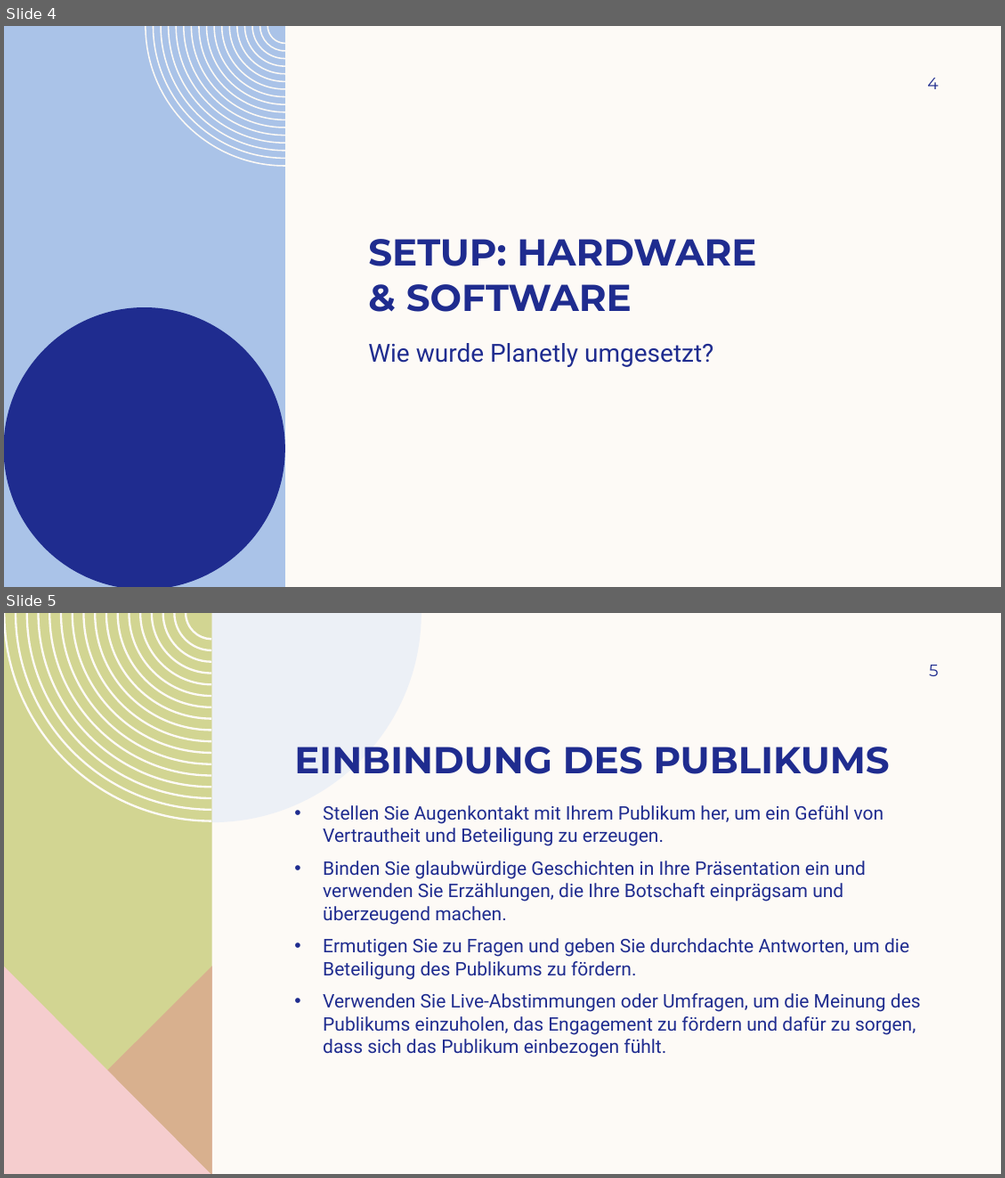
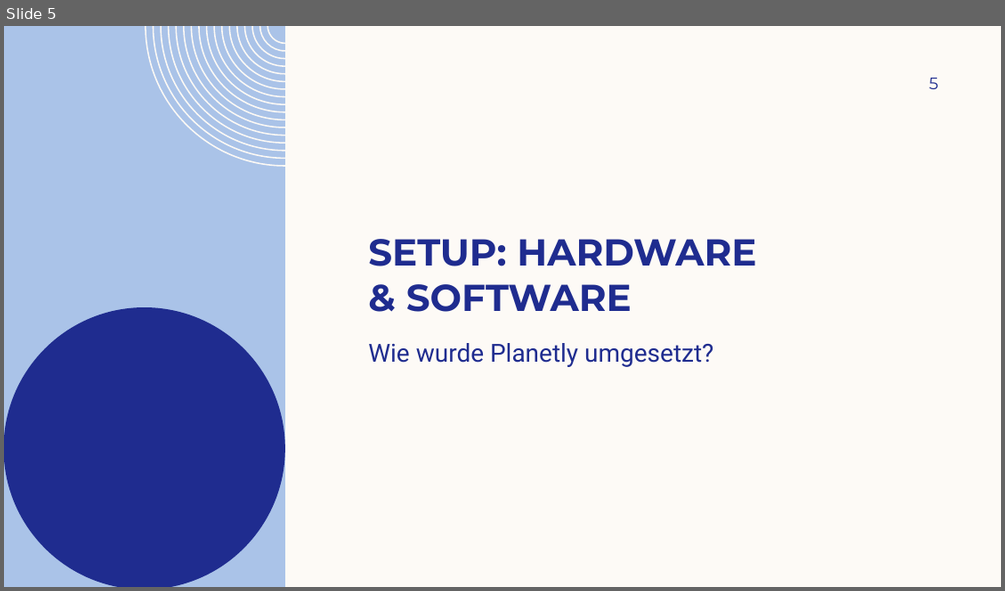
Before and after one commit to daisiedjulietse25/mr-endprojekt-Pospischek-2026-10-18_02-25-46, a slide deck: Praesentation.pptx. Shown one above the other, each under a label of ours: slides 4 and 5 before the commit, slide 5 after it. The pictures are 1005x1178 and 1005x591 pixels, drawn with LibreOffice and Linux fonts; fonts in the diff are those of the drawing; background and template pictures are left out. Boxes give left, top, right and bottom in pixels: in the first picture for what was removed or moved away, otherwise in the second. Text is boxed around its words. In the diff, an @@ line names an element or a change of style, - is before the commit and + after.

```diff
--- a/Praesentation.pptx
+++ b/Praesentation.pptx
@@ slide 5 removed at [4,613,1001,1174], background #FDFAF6 @@
@@ freeform shape removed at [4,613,212,1174] @@
@@ freeform shape removed at [4,613,212,821] @@
@@ freeform shape removed at [212,613,421,822] @@
@@ page number removed at [929,665,938,676] @@
-5
@@ title removed at [294,747,890,774] @@
-EINBINDUNG DES PUBLIKUMS
@@ text removed at [323,805,921,1057] @@
-• Stellen Sie Augenkontakt mit Ihrem Publikum her, um ein Gefühl von Vertrautheit und Beteiligung zu erzeugen.
-• Binden Sie glaubwürdige Geschichten in Ihre Präsentation ein und verwenden Sie Erzählungen, die Ihre Botschaft einprägsam und überzeugend machen.
-• Ermutigen Sie zu Fragen und geben Sie durchdachte Antworten, um die Beteiligung des Publikums zu fördern.
-• Verwenden Sie Live-Abstimmungen oder Umfragen, um die Meinung des Publikums einzuholen, das Engagement zu fördern und dafür zu sorgen, dass sich das Publikum einbezogen fühlt.
@@ freeform shape removed at [4,965,212,1174] @@
@@ freeform shape removed at [4,965,212,1174] @@
@@ what was slide 4 is now slide 5 @@
@@ page number at [929,78,938,89]: text changed @@
-4
+5
```
Also in this commit, not shown: 3 slides changed, 9 slides added, 6 other slides removed, 3 other files.
